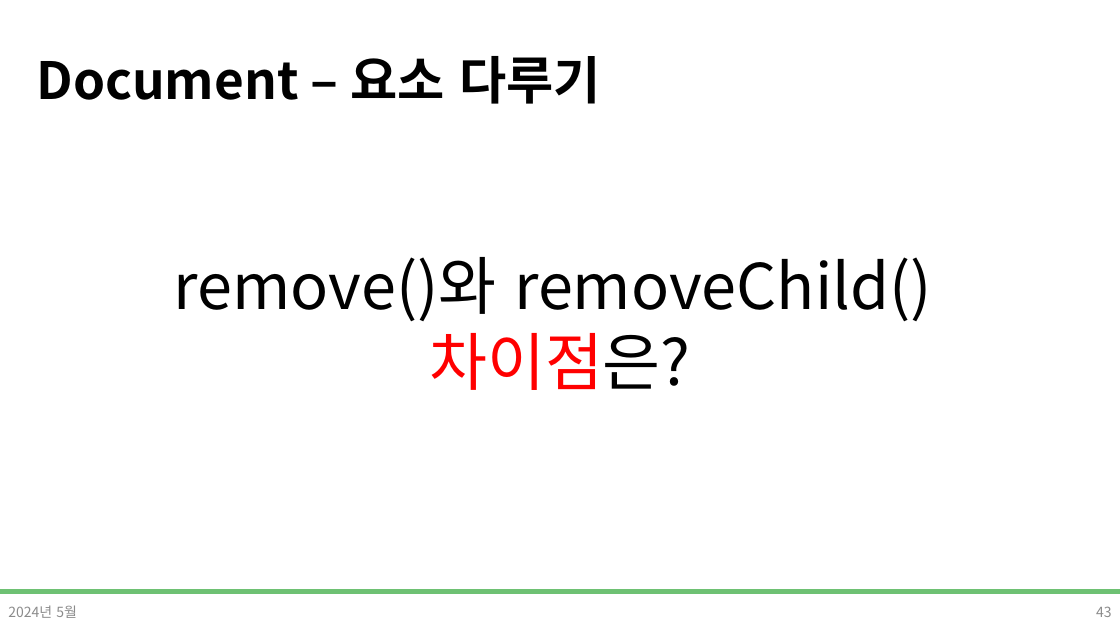
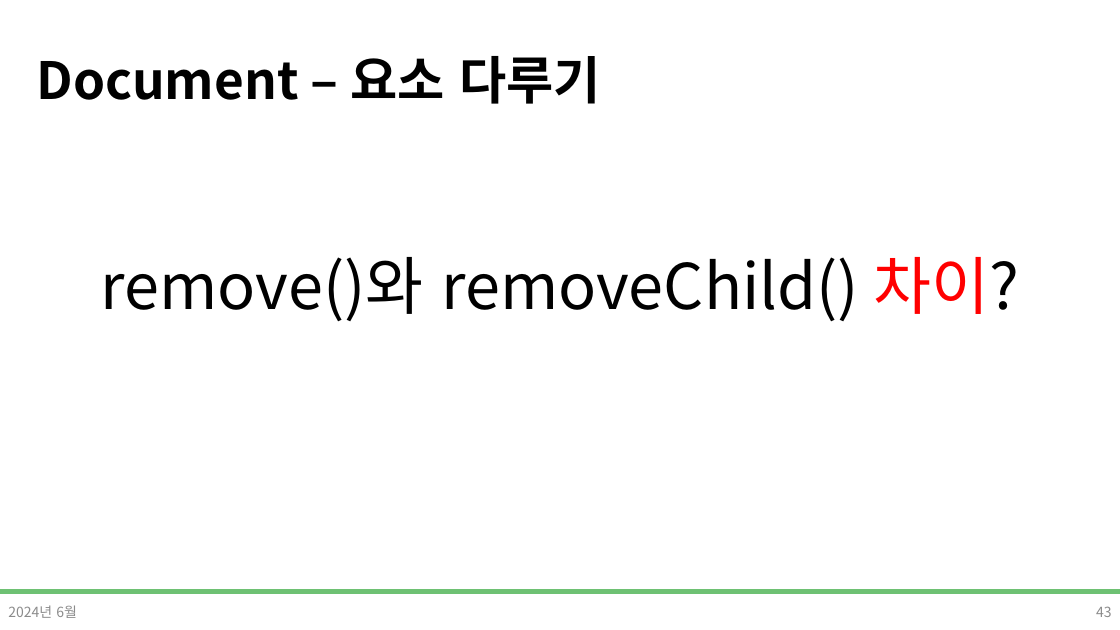
Before and after one commit to DevDamon0527/SeSAC_Yeongdeungpo_Campus_6th, a slide deck: slide 43 of material/[SeSAC_YDP_6] 04_5_Javascript_표준객체,DOM.pptx. Drawn at 1120x630 pixels with LibreOffice and Linux fonts; fonts in the diff are those of the drawing; background and template pictures are left out. Boxes give left, top, right and bottom in pixels: in the first picture for what was removed or moved away, otherwise in the second. Text is boxed around its words. In the diff, an @@ line names an element or a change of style, - is before the commit and + after.

```diff
--- a/material/[SeSAC_YDP_6] 04_5_Javascript_표준객체,DOM.pptx
+++ b/material/[SeSAC_YDP_6] 04_5_Javascript_표준객체,DOM.pptx
@@ text at bbox=[101, 257, 1019, 321]: text changed @@
-remove()와 removeChild() 차이점은?
+remove()와 removeChild() 차이?
@@ text at bbox=[8, 605, 77, 618]: text changed @@
-2024년 5월
+2024년 6월
```
Also in this commit, not shown: 37 other slides changed, 16 other files.
